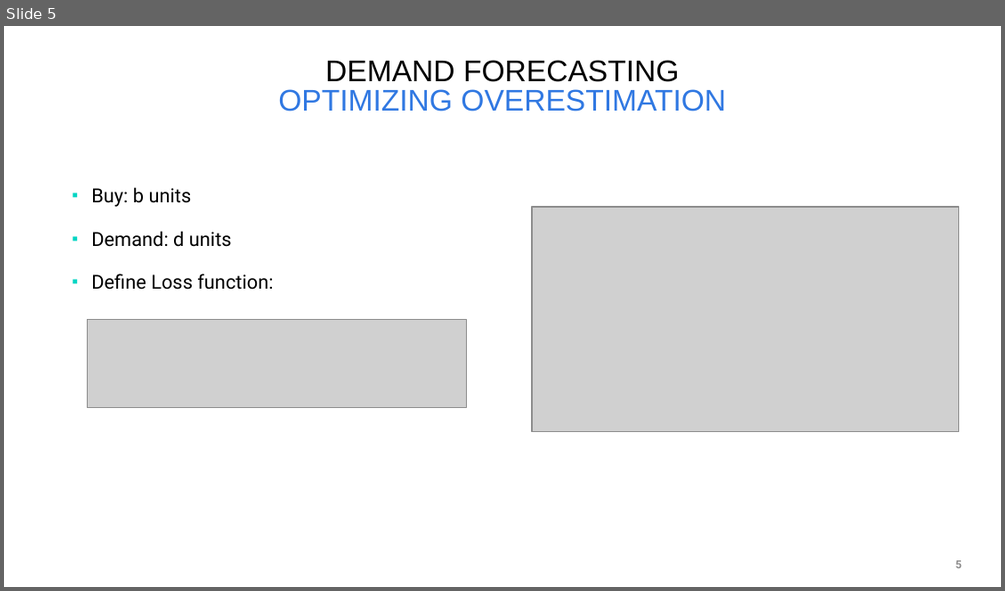
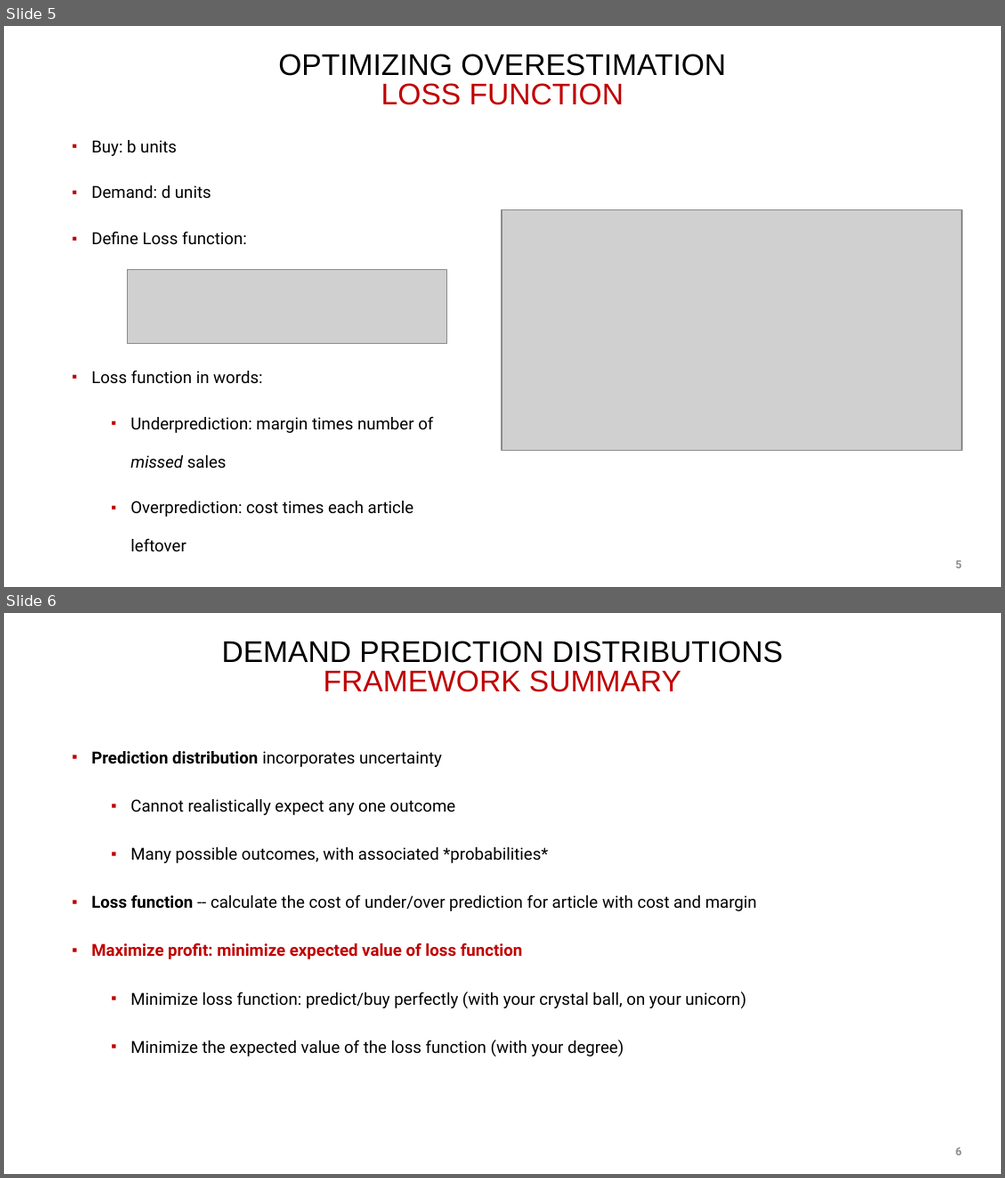
Before and after one commit to cwcomiskey/Misc, a slide deck: adidas/7June2019_putting.pptx. Shown one above the other, each under a label of ours: slide 5 before the commit, slides 5 and 6 after it. The pictures are 1005x591 and 1005x1178 pixels, drawn with LibreOffice and Linux fonts; fonts in the diff are those of the drawing; grey boxes stand for pictures; background and template pictures are left out. Boxes give left, top, right and bottom in pixels: in the first picture for what was removed or moved away, otherwise in the second. Text is boxed around its words. In the diff, an @@ line names an element or a change of style, - is before the commit and + after.

```diff
--- a/adidas/7June2019_putting.pptx
+++ b/adidas/7June2019_putting.pptx
@@ slide 6 added at (4, 613, 1001, 1174), background #FFFFFF @@
@@ title added at (222, 641, 783, 692), 21.6 pt, text #000000 @@
+DEMAND PREDICTION DISTRIBUTIONS
+FRAMEWORK SUMMARY
@@ text added at (91, 751, 757, 1056), 12 pt, text #000000 @@
+▪ Prediction distribution incorporates uncertainty
+  ▪ Cannot realistically expect any one outcome
+  ▪ Many possible outcomes, with associated *probabilities*
+▪ Loss function -- calculate the cost of under/over prediction for article with cost and margin
+▪ Maximize profit: minimize expected value of loss function
+  ▪ Minimize loss function: predict/buy perfectly (with your crystal ball, on your unicorn)
+  ▪ Minimize the expected value of the loss function (with your degree)
@@ page number added at (955, 1147, 962, 1155), 8 pt, text #8C8B8B, bold @@
+6
@@ slide 5 changed as well @@
@@ title at (278, 54, 726, 105): text changed; text colour #3078E2 to #000000 @@
-DEMAND FORECASTING
-OPTIMIZING OVERESTIMATION
+OPTIMIZING OVERESTIMATION
+LOSS FUNCTION
@@ text "Buy: b units": place and size @@
-text "Buy: b units" at (91, 187, 273, 289)
+text "Buy: b units" at (91, 140, 433, 552)
@@ text at (91, 140, 247, 245): size 14 to 12 pt in "Buy: b units", "Demand: d units", "Define Loss function:"; line spacing 1.5 to 1.9; bullet colour #04D5C3 to #C00000 @@
@@ picture: place and size @@
-picture at (533, 207, 959, 432)
+picture at (502, 209, 962, 450)
@@ picture: place and size @@
-picture at (87, 319, 466, 407)
+picture at (128, 269, 446, 343)
@@ text at (91, 370, 433, 552): paragraphs added @@
+▪ Loss function in words:
+  ▪ Underprediction: margin times number of missed sales
+  ▪ Overprediction: cost times each article leftover
```
Also in this commit, not shown: 10 other slides changed, 1 other slide added, 1 other file.
